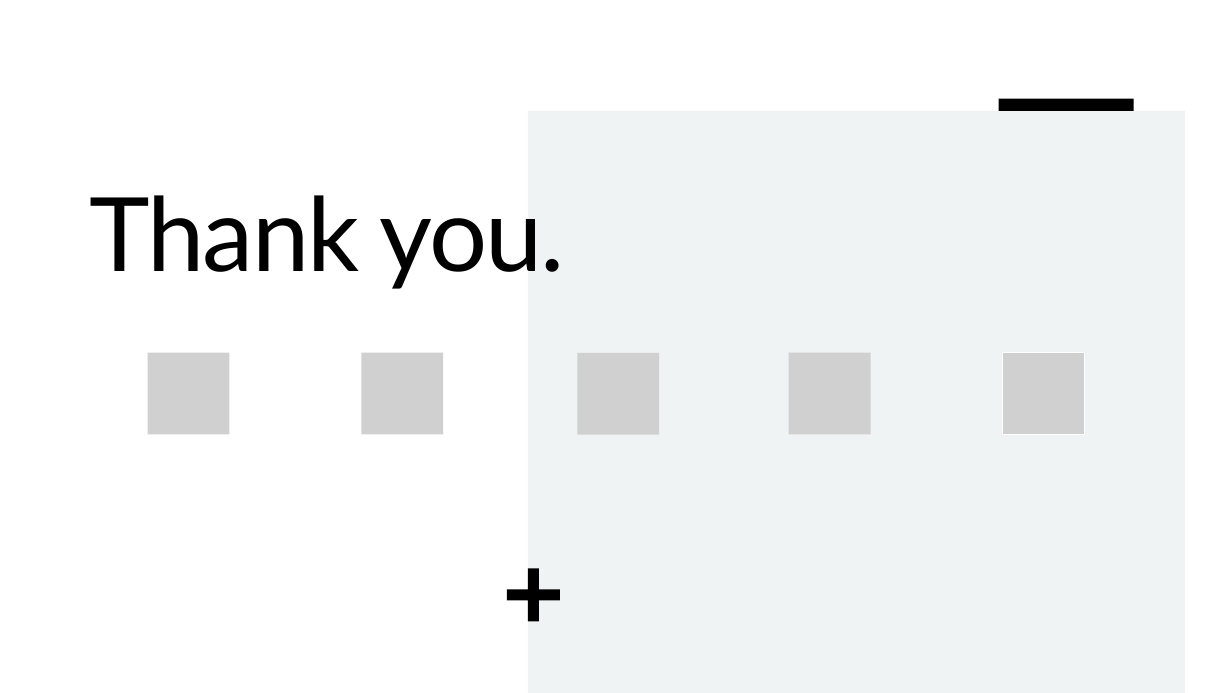
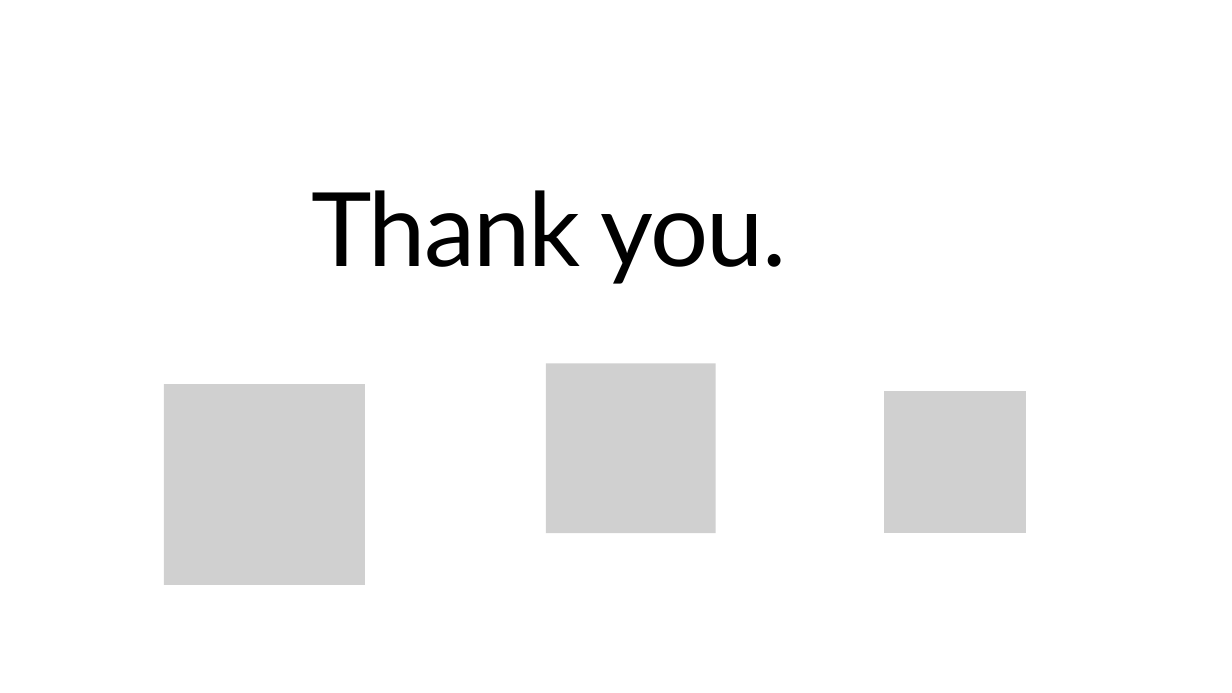
Before and after one commit to Karla-Flores/Arrests-Predictor, a slide deck: slide 6 of Group 2 - Arrest predictor.pptx. Drawn at 1232x693 pixels with LibreOffice and Linux fonts; fonts in the diff are those of the drawing; grey boxes stand for pictures. Boxes give left, top, right and bottom in pixels: in the first picture for what was removed or moved away, otherwise in the second. Text is boxed around its words. In the diff, an @@ line names an element or a change of style, - is before the commit and + after.

```diff
--- a/Group 2 - Arrest predictor.pptx
+++ b/Group 2 - Arrest predictor.pptx
@@ rectangle removed at [0,0,1232,693] @@
@@ rectangle removed at [433,111,1185,693] @@
@@ rectangle removed at [528,111,1185,693] @@
@@ rectangle removed at [999,99,1134,111] @@
@@ title "Thank you.": place and size @@
-title "Thank you." at [90,195,565,289]
+title "Thank you." at [311,190,787,284]
@@ picture removed at [361,353,444,435] @@
@@ picture removed at [789,353,872,435] @@
@@ picture: place and size @@
-picture at [148,353,230,435]
+picture at [164,384,365,586]
@@ picture: place and size @@
-picture at [578,353,660,435]
+picture at [546,363,716,533]
@@ picture: place and size @@
-picture at [1003,353,1085,435]
+picture at [884,390,1027,533]
@@ plus removed at [507,568,560,621] @@
```
Also in this commit, not shown: 3 other slides changed.
